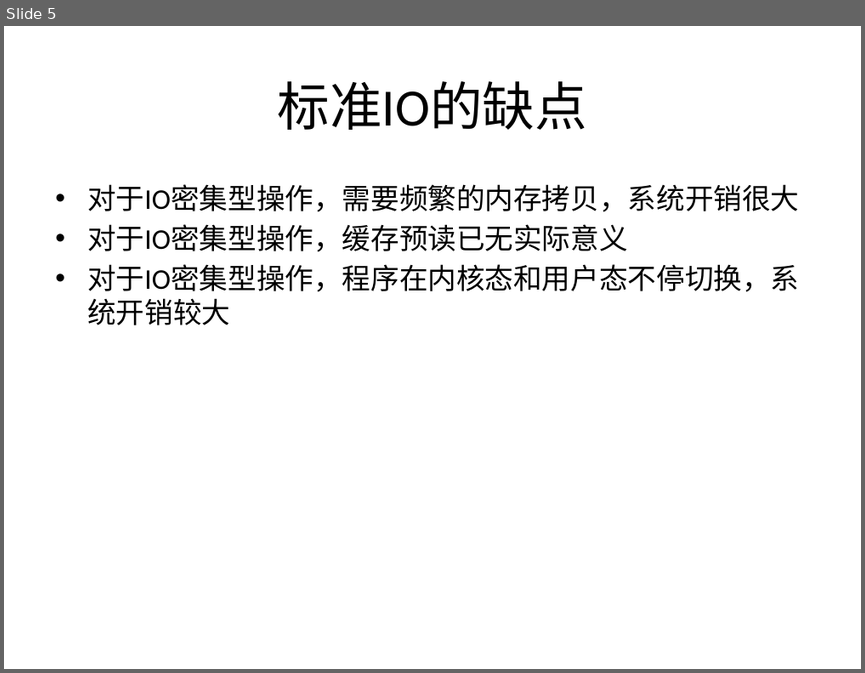
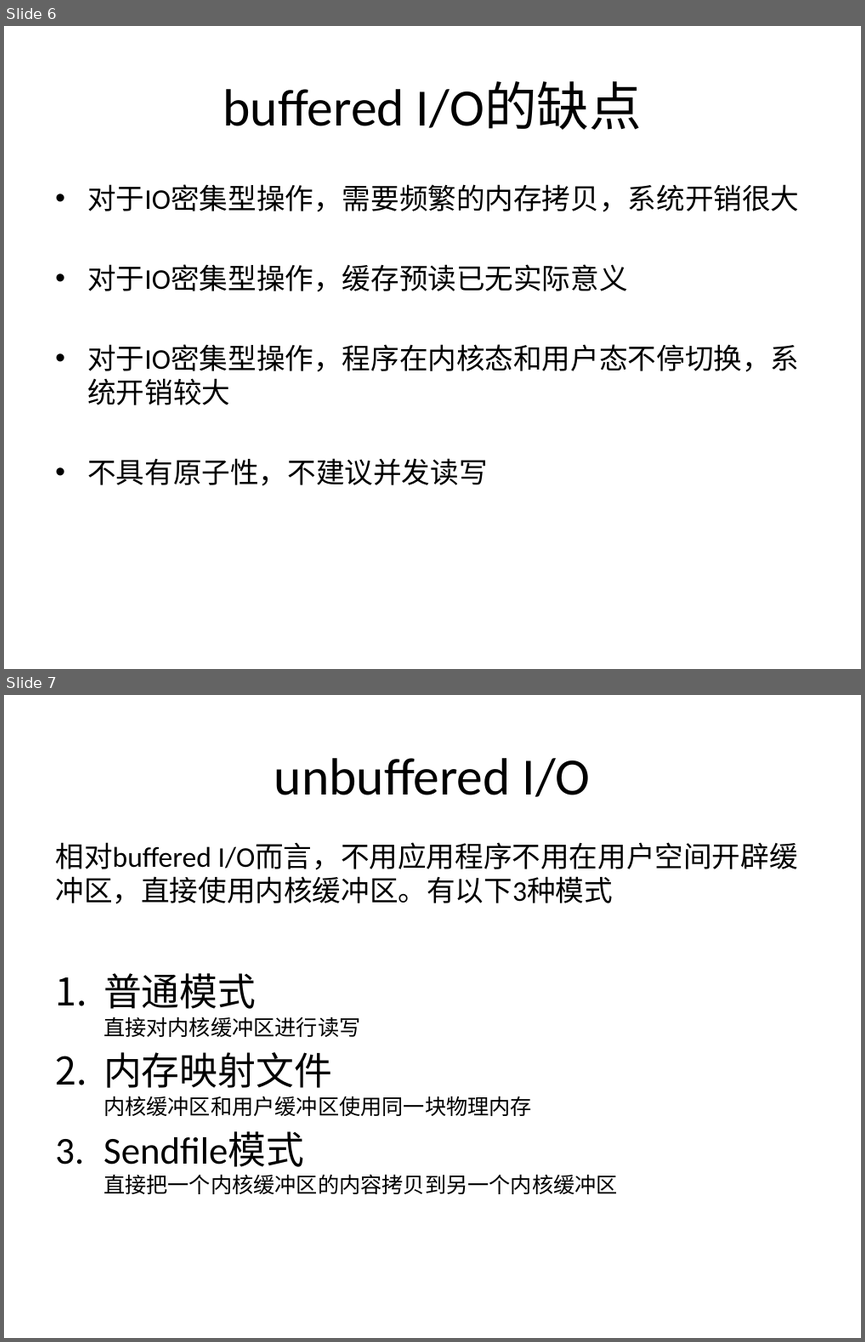
Before and after one commit to liuendy/practice, a slide deck: IO.pptx. Shown one above the other, each under a label of ours: slide 5 before the commit, slides 6 and 7 after it. The pictures are 865x673 and 865x1342 pixels, drawn with LibreOffice and Linux fonts; fonts in the diff are those of the drawing. Boxes give left, top, right and bottom in pixels: in the first picture for what was removed or moved away, otherwise in the second. Text is boxed around its words. In the diff, an @@ line names an element or a change of style, - is before the commit and + after.

```diff
--- a/IO.pptx
+++ b/IO.pptx
@@ slide 7 added at (x1=4, y1=695, x2=861, y2=1338), background #FFFFFF @@
@@ title added at (x1=274, y1=758, x2=590, y2=797), 44 pt, text #000000 @@
+unbuffered I/O
@@ text added at (x1=55, y1=842, x2=798, y2=1194), 18 pt, text #000000 @@
+相对buffered I/O而言，不用应用程序不用在用户空间开辟缓冲区，直接使用内核缓冲区。有以下3种模式
+1. 普通模式
+   直接对内核缓冲区进行读写
+2. 内存映射文件
+   内核缓冲区和用户缓冲区使用同一块物理内存
+3. Sendfile模式
+   直接把一个内核缓冲区的内容拷贝到另一个内核缓冲区
@@ what was slide 5 is now slide 6 @@
@@ slide 6 changed as well @@
@@ title at (x1=223, y1=82, x2=642, y2=130): text changed @@
-标准IO的缺点
+buffered I/O的缺点
@@ text at (x1=87, y1=458, x2=487, y2=486): paragraph added @@
+• 不具有原子性，不建议并发读写
```
Also in this commit, not shown: 5 other slides changed, 2 other slides added, 1 other file.
